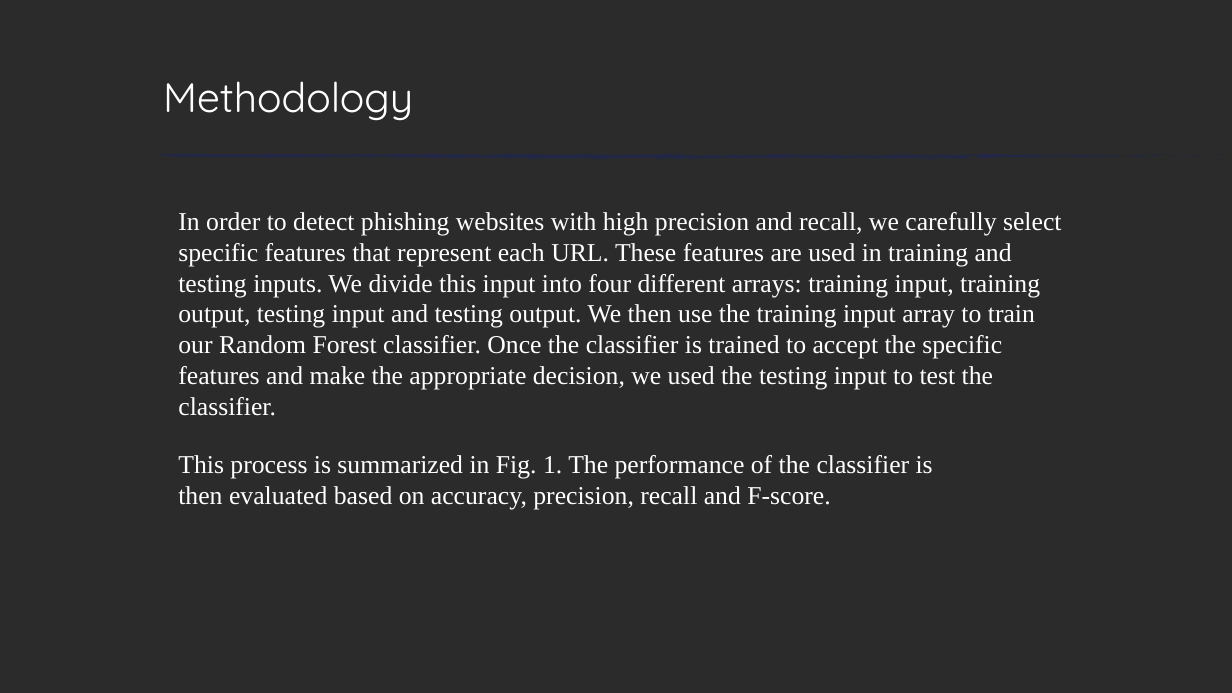
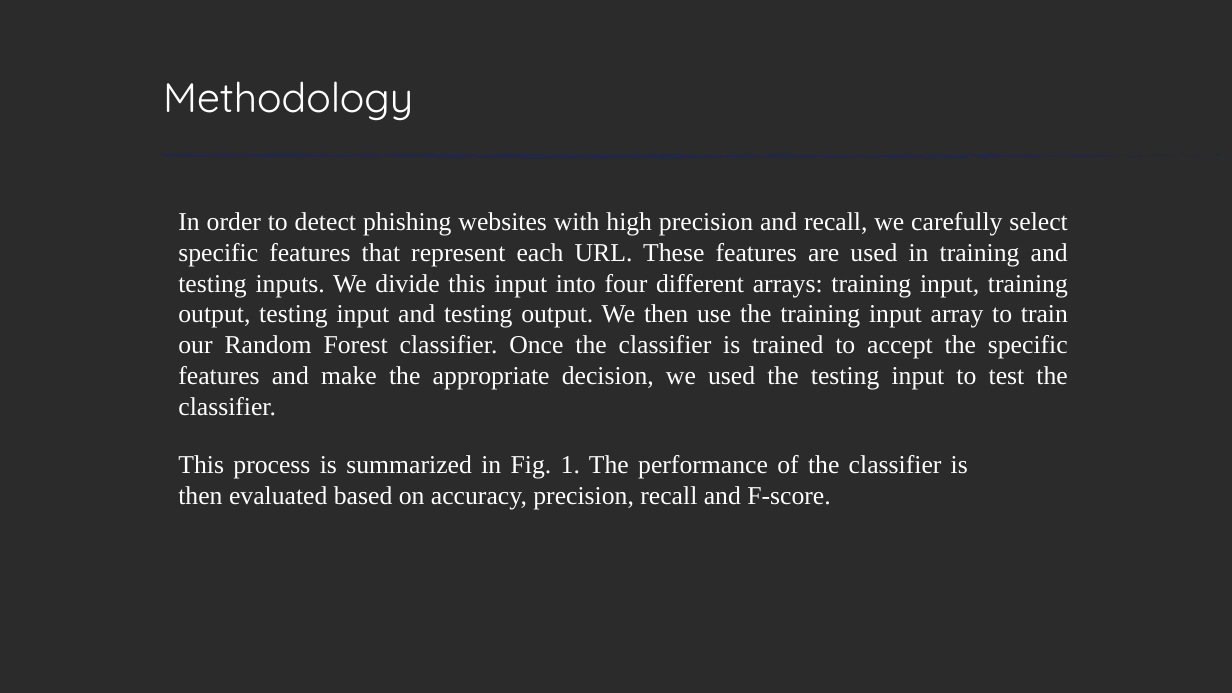
Before and after one commit to zxz003/phishing_Detect, a slide deck: slide 4 of Docs/FinalPresentation.pptx. Drawn at 1232x693 pixels with LibreOffice and Linux fonts; fonts in the diff are those of the drawing; background and template pictures are left out; a plain dark background stands for a picture behind light text. Boxes give left, top, right and bottom in pixels: in the first picture for what was removed or moved away, otherwise in the second. Text is boxed around its words. In the diff, an @@ line names an element or a change of style, - is before the commit and + after.

```diff
--- a/Docs/FinalPresentation.pptx
+++ b/Docs/FinalPresentation.pptx
@@ text "In order to detect phishing ..." at [178,212,1068,416]: alignment left to justified @@
@@ text "This process is summarized in ..." at [178,455,968,510]: alignment left to justified @@
```
Also in this commit, not shown: 9 other slides changed.
